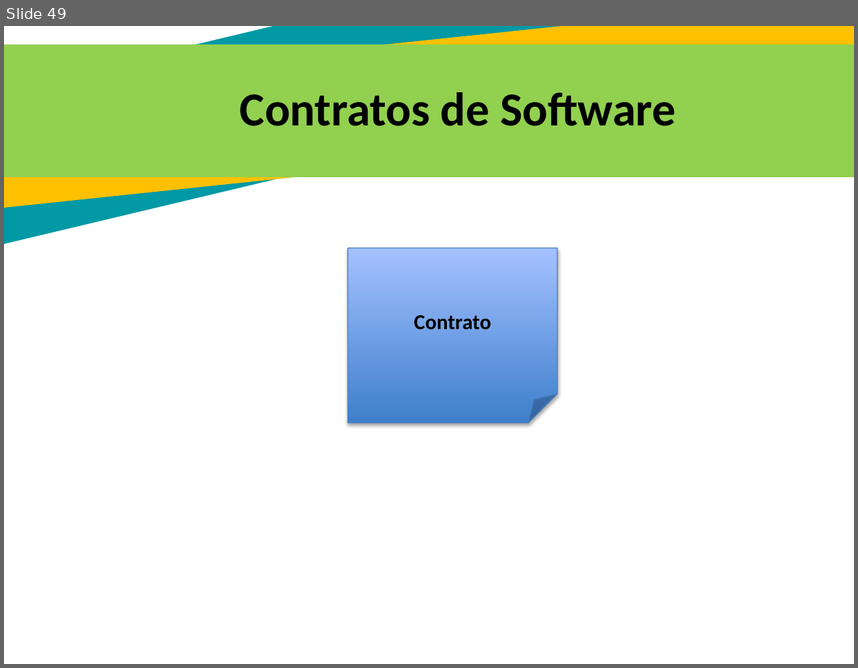
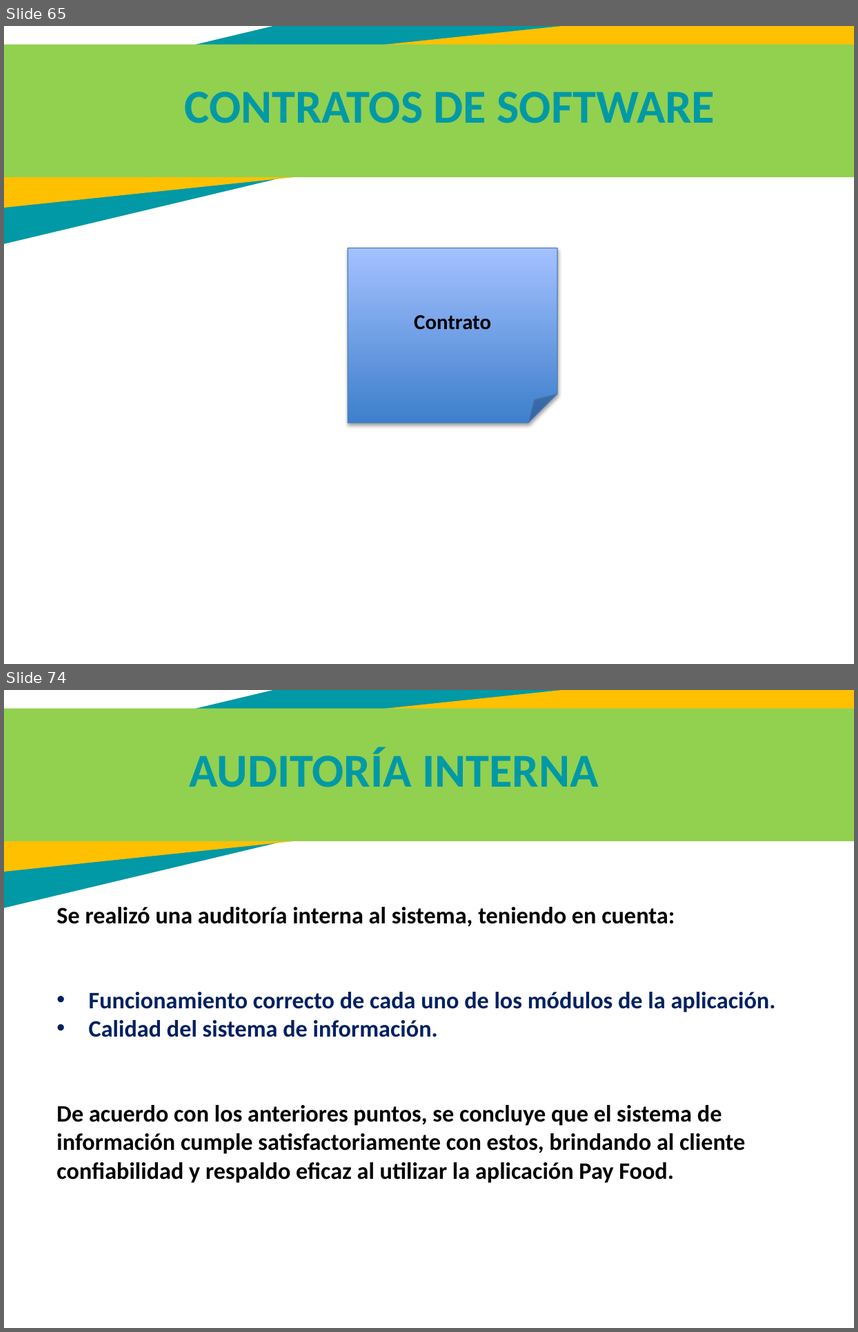
Before and after one commit to juannicolasvargas/SANF-solutions-helps, a slide deck: Sexto Trimestre/PresentacionV6 terminar- 1012.pptx. Shown one above the other, each under a label of ours: slide 49 before the commit, slides 65 and 74 after it; the slides between them are not shown. The pictures are 858x668 and 858x1332 pixels, drawn with LibreOffice and Linux fonts; fonts in the diff are those of the drawing. Boxes give left, top, right and bottom in pixels: in the first picture for what was removed or moved away, otherwise in the second. Text is boxed around its words. In the diff, an @@ line names an element or a change of style, - is before the commit and + after.

```diff
--- a/Sexto Trimestre/PresentacionV6 terminar- 1012.pptx
+++ b/Sexto Trimestre/PresentacionV6 terminar- 1012.pptx
@@ slide 74 added at (4, 690, 854, 1328), background #FFFFFF; not listed: 3 template elements that a slide beside it also shows @@
@@ text added at (190, 747, 598, 787), 40 pt, text #0099A5, bold @@
+AUDITORÍA INTERNA
@@ text added at (56, 907, 776, 1183), 20 pt, text #000000, bold @@
+Se realizó una auditoría interna al sistema, teniendo en cuenta:
+• Funcionamiento correcto de cada uno de los módulos de la aplicación.
+• Calidad del sistema de información.
+De acuerdo con los anteriores puntos, se concluye que el sistema de información cumple satisfactoriamente con estos, brindando al cliente confiabilidad y respaldo eficaz al utilizar la aplicación Pay Food.
@@ what was slide 49 is now slide 65 @@
@@ slide 65 changed as well @@
@@ text at (185, 92, 715, 123): text changed; text colour #000000 to #0099A5 @@
-Contratos de Software
+CONTRATOS DE SOFTWARE
```
Also in this commit, not shown: 22 other slides changed, 36 other slides added, 13 slides removed.
